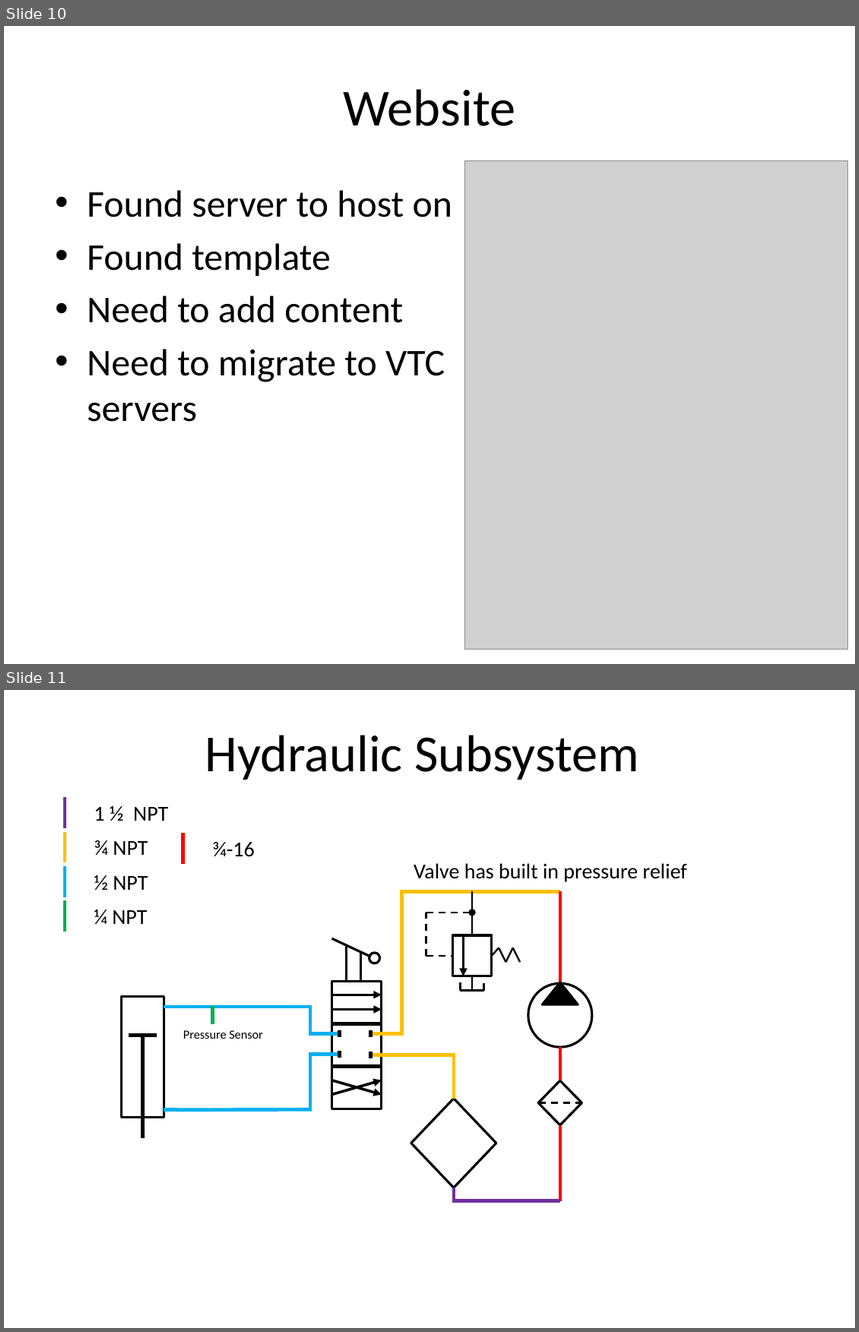
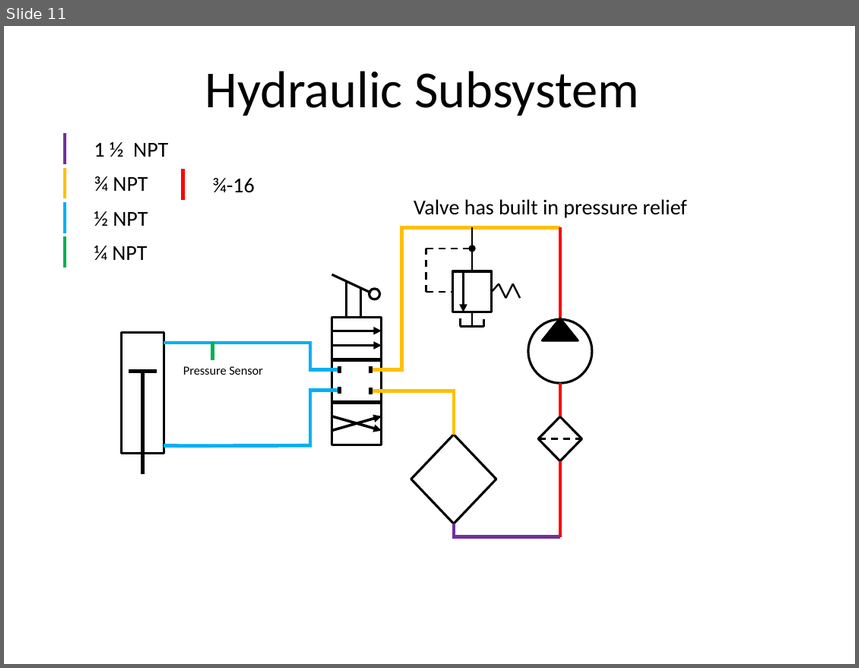
Before and after one commit to TheBengineer/Bridge-Tester, a slide deck: Presentations/March 24, 2014/Bridge Tester.pptx. Shown one above the other, each under a label of ours: slides 10 and 11 before the commit, slide 11 after it. The pictures are 859x1332 and 859x668 pixels, drawn with LibreOffice and Linux fonts; fonts in the diff are those of the drawing; grey boxes stand for pictures. Boxes give left, top, right and bottom in pixels: in the first picture for what was removed or moved away, otherwise in the second. Text is boxed around its words. In the diff, an @@ line names an element or a change of style, - is before the commit and + after.

```diff
--- a/Presentations/March 24, 2014/Bridge Tester.pptx
+++ b/Presentations/March 24, 2014/Bridge Tester.pptx
@@ slide 10 removed at (x1=4, y1=26, x2=855, y2=664), background #FFFFFF @@
@@ title removed at (x1=344, y1=89, x2=516, y2=126) @@
-Website
@@ picture removed at (x1=465, y1=161, x2=848, y2=649) @@
@@ text removed at (x1=87, y1=190, x2=452, y2=422) @@
-• Found server to host on
-• Found template
-• Need to add content
-• Need to migrate to VTC servers
```
Also in this commit, not shown: 6 slides changed, 1 slide added.
